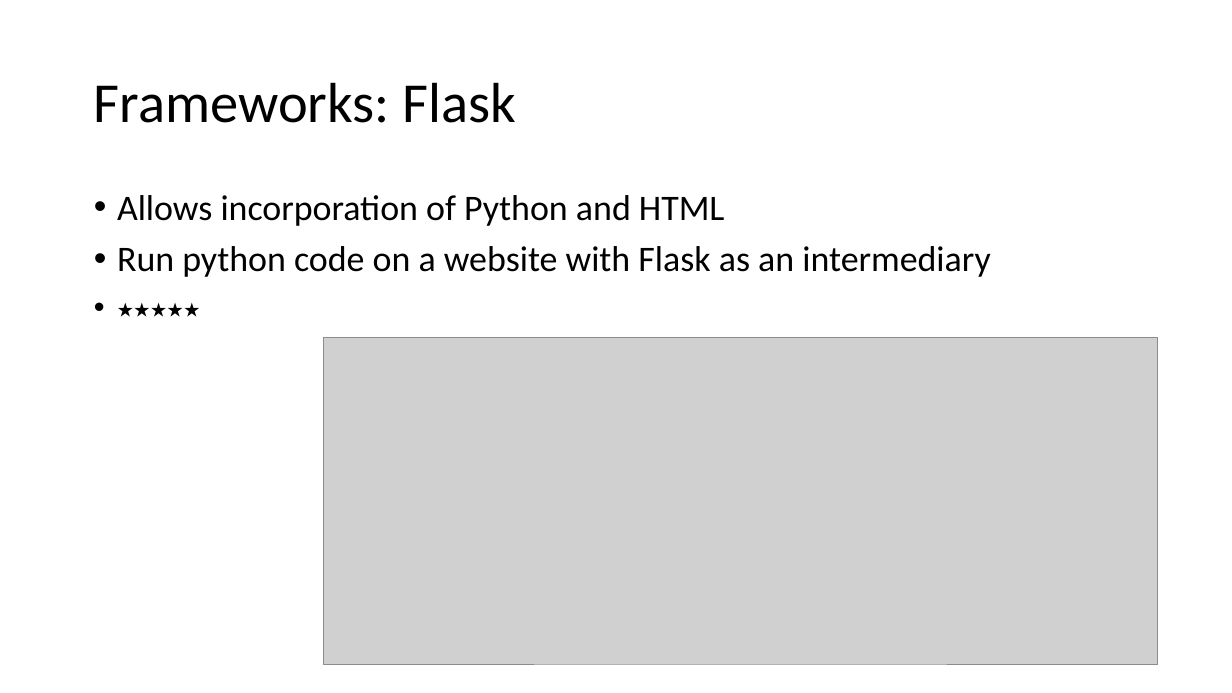
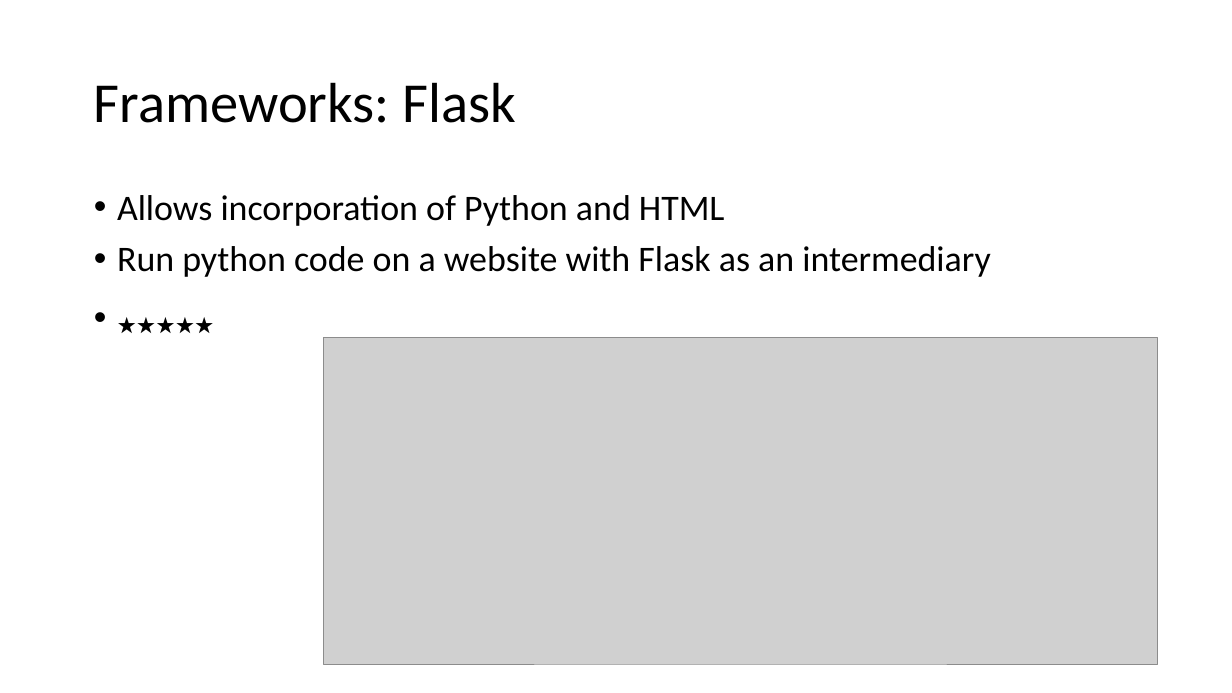
Before and after one commit to jjh68069/3308_Project, a slide deck: slide 9 of Documentation/ProjectPart5.pptx. Drawn at 1232x693 pixels with LibreOffice and Linux fonts; fonts in the diff are those of the drawing; grey boxes stand for pictures. Boxes give left, top, right and bottom in pixels: in the first picture for what was removed or moved away, otherwise in the second. Text is boxed around its words. In the diff, an @@ line names an element or a change of style, - is before the commit and + after.

```diff
--- a/Documentation/ProjectPart5.pptx
+++ b/Documentation/ProjectPart5.pptx
@@ text "Allows incorporation of Python and ..." at [117,195,990,277]: size 24 to 28 pt in "⭑⭑⭑⭑⭑" @@
```
Also in this commit, not shown: 8 other slides changed, 2 other files.
